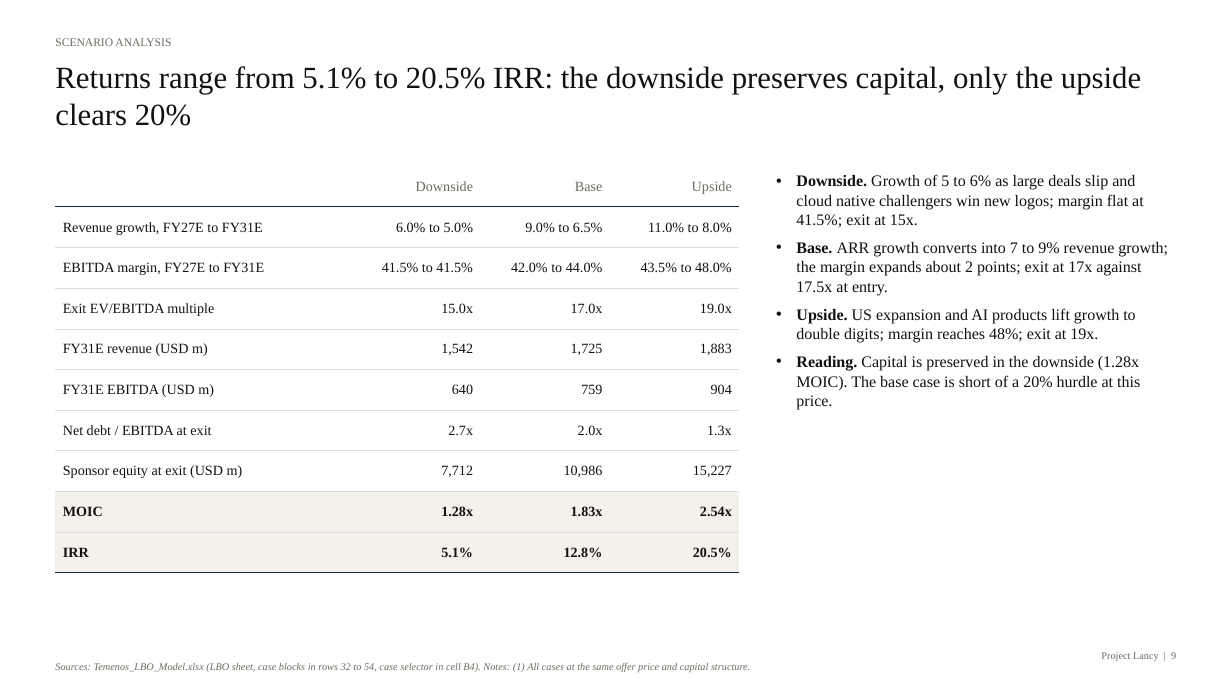
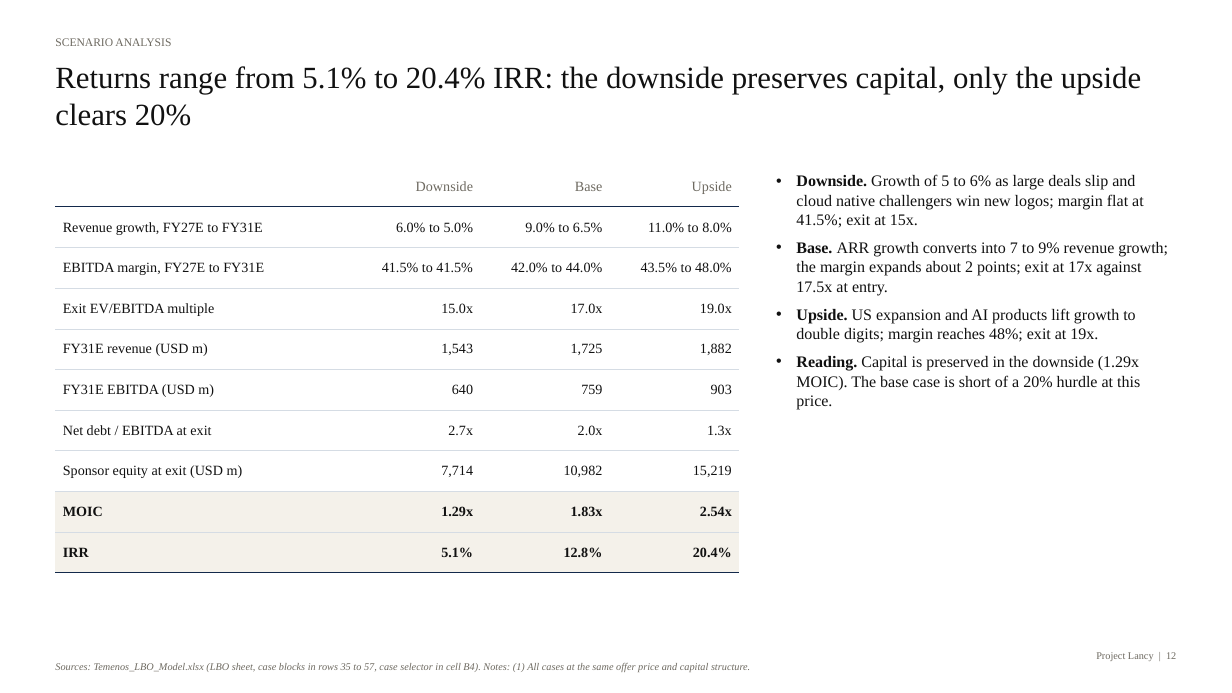
Before and after one commit to pascalielric/financelab, a slide deck: slide 12 of downloads/Temenos_LBO_IC_Deck.pptx (slide 9 before the commit). Drawn at 1232x693 pixels with LibreOffice and Linux fonts; fonts in the diff are those of the drawing. Boxes give left, top, right and bottom in pixels: in the first picture for what was removed or moved away, otherwise in the second. Text is boxed around its words. In the diff, an @@ line names an element or a change of style, - is before the commit and + after.

```diff
--- a/downloads/Temenos_LBO_IC_Deck.pptx
+++ b/downloads/Temenos_LBO_IC_Deck.pptx
@@ text at (x1=55, y1=66, x2=1141, y2=126): text changed @@
-Returns range from 5.1% to 20.5% IRR: the downside preserves capital, only the upside clears 20%
+Returns range from 5.1% to 20.4% IRR: the downside preserves capital, only the upside clears 20%
@@ table at (x1=55, y1=166, x2=739, y2=573) @@
-row 5, column 2: 1,542
+row 5, column 2: 1,543
-row 5, column 4: 1,883
+row 5, column 4: 1,882
-row 6, column 4: 904
+row 6, column 4: 903
-row 8: Sponsor equity at exit (USD m) | 7,712 | 10,986 | 15,227
+row 8: Sponsor equity at exit (USD m) | 7,714 | 10,982 | 15,219
-row 9, column 2: 1.28x
+row 9, column 2: 1.29x
-row 10, column 4: 20.5%
+row 10, column 4: 20.4%
@@ text at (x1=796, y1=356, x2=1140, y2=410): text changed @@
-• Reading. Capital is preserved in the downside (1.28x MOIC). The base case is short of a 20% hurdle at this price.
+• Reading. Capital is preserved in the downside (1.29x MOIC). The base case is short of a 20% hurdle at this price.
@@ text at (x1=1096, y1=652, x2=1176, y2=661): text changed @@
-Project Lancy | 9
+Project Lancy | 12
@@ text at (x1=55, y1=663, x2=750, y2=672): text changed @@
-Sources: Temenos_LBO_Model.xlsx (LBO sheet, case blocks in rows 32 to 54, case selector in cell B4). Notes: (1) All cases at the same offer price and capital structure.
+Sources: Temenos_LBO_Model.xlsx (LBO sheet, case blocks in rows 35 to 57, case selector in cell B4). Notes: (1) All cases at the same offer price and capital structure.
```
Also in this commit, not shown: 11 other slides changed, 3 slides added, 16 other files.
